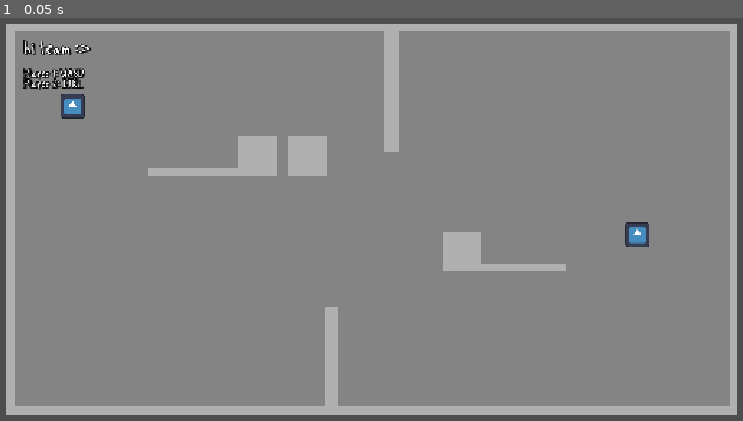
Above: before the commit, frame 1.
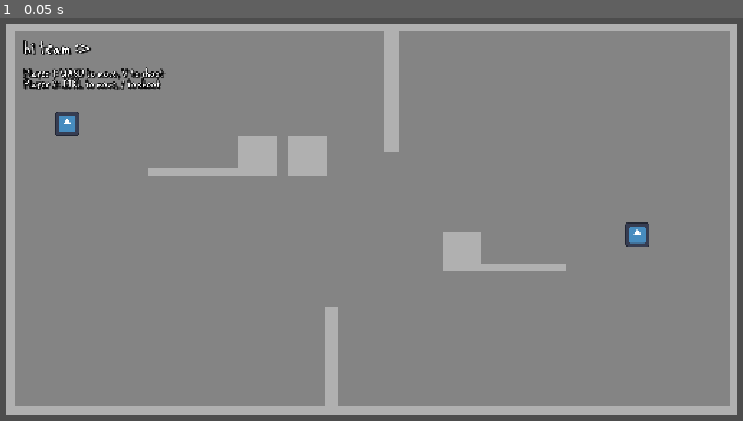
Above: after the commit, the same moment.

Repository: LucyThePirate/STL-Gamedev-Spring-Game-Jam-2025
Game: Godot game, scene res://Scenes/main.tscn
Two runs of this game, one before a commit and one after it. Both use one fixed random seed, a clock stepped at 60 frames per second and the inputs below. The engine's default icon, where the game draws it, is replaced by a stand-in: a white triangle on a blue panel in a dark square.
Inputs:
- Up to frame 1 (0.05 s): no input

The runs differ from the first frame. In frame 1, 0.7% of the frame differs, in the area x 3-23%, y 12-30%.

Commit message:
Added prototype bullet shooting mechanic
Added a bullet scene and rough shooting

Diff:
--- a/new-game-project/Scenes/main.tscn
+++ b/new-game-project/Scenes/main.tscn
@@ -1,9 +1,9 @@
 [gd_scene load_steps=5 format=3 uid="uid://ds4qmjjl75eu3"]
 
-[ext_resource type="FontFile" uid="uid://b4e7d31oc5tyi" path="res://Assets/Fonts/Permanentmarker-Regular.ttf" id="1_jjgbg"]
-[ext_resource type="PackedScene" uid="uid://dlaljyl5f6dcs" path="res://Scenes/player.tscn" id="2_bo1nx"]
-[ext_resource type="PackedScene" uid="uid://3i2kg7knjo0r" path="res://Scenes/camera_2d.tscn" id="3_8gbba"]
-[ext_resource type="PackedScene" uid="uid://q7uddcbmnklw" path="res://Scenes/obstacle_box.tscn" id="4_jjvhh"]
+[ext_resource type="FontFile" uid="uid://b4e7d31oc5tyi" path="res://assets/Fonts/Permanentmarker-Regular.ttf" id="1_jjgbg"]
+[ext_resource type="PackedScene" uid="uid://dlaljyl5f6dcs" path="res://scenes/player.tscn" id="2_bo1nx"]
+[ext_resource type="PackedScene" uid="uid://3i2kg7knjo0r" path="res://scenes/camera_2d.tscn" id="3_8gbba"]
+[ext_resource type="PackedScene" uid="uid://q7uddcbmnklw" path="res://scenes/obstacle_box.tscn" id="4_jjvhh"]
 
 [node name="Node2D" type="Node2D"]
 
@@ -54,11 +54,11 @@
 theme_override_constants/shadow_outline_size = 10
 theme_override_fonts/font = ExtResource("1_jjgbg")
 theme_override_font_sizes/font_size = 36
-text = "Player 1: WASD
-Player 2: IJKL"
+text = "Player 1: WASD to move, V to shoot
+Player 2: IJKL to move, / to shoot"
 
 [node name="Player 1" parent="." instance=ExtResource("2_bo1nx")]
-position = Vector2(145.466, 158.153)
+position = Vector2(138, 183)
 
 [node name="Player 2" parent="." instance=ExtResource("2_bo1nx")]
 position = Vector2(959, 343)
--- a/new-game-project/Scenes/player.tscn
+++ b/new-game-project/Scenes/player.tscn
@@ -1,11 +1,11 @@
 [gd_scene load_steps=4 format=3 uid="uid://dlaljyl5f6dcs"]
 
-[ext_resource type="Script" uid="uid://c8c125djpobfs" path="res://Scripts/player.gd" id="1_bgcco"]
+[ext_resource type="Script" uid="uid://c8c125djpobfs" path="res://scripts/player.gd" id="1_bgcco"]
 [ext_resource type="Texture2D" uid="uid://c26uonwkmnyhm" path="res://icon.svg" id="2_7lbki"]
 
 [sub_resource type="CircleShape2D" id="CircleShape2D_6ff1n"]
 
-[node name="Player 1" type="CharacterBody2D"]
+[node name="Player 1" type="CharacterBody2D" groups=["player"]]
 script = ExtResource("1_bgcco")
 
 [node name="Sprite2D" type="Sprite2D" parent="."]
@@ -15,3 +15,11 @@
 [node name="CollisionShape2D" type="CollisionShape2D" parent="."]
 scale = Vector2(1.72, 1.72)
 shape = SubResource("CircleShape2D_6ff1n")
+
+[node name="BulletSpawnPosition" type="Marker2D" parent="."]
+position = Vector2(32, 0)
+
+[node name="ShotTimer" type="Timer" parent="."]
+wait_time = 0.2
+
+[connection signal="timeout" from="ShotTimer" to="." method="_on_shot_timer_timeout"]
--- a/new-game-project/Scripts/player.gd
+++ b/new-game-project/Scripts/player.gd
@@ -1,16 +1,47 @@
 extends CharacterBody2D
 
 @export var player_id = 1
+
+@onready var bullet_scene: PackedScene = preload("res://scenes/bullet.tscn")
+@onready var bullet_spawn_pos: Marker2D = $BulletSpawnPosition
+@onready var shot_timer: Timer = $ShotTimer
 
 const SPEED = 300.0
 const ACCEL = 2.0
 
 var input: Vector2
+var move_direction: Vector2 = Vector2.ZERO
+var facing_direction: Vector2 = Vector2.RIGHT
+var is_shooting: bool = false
+var is_shot_cooling: bool = false
+
+
+func _physics_process(delta: float) -> void:
+	if !is_shooting and move_direction != Vector2.ZERO:
+		facing_direction = move_direction.normalized()
+
+		rotation = facing_direction.angle()
+
+	if Input.is_action_pressed("Shoot P%s" % [player_id]):
+		if !is_shooting:
+			is_shooting = true
+		shoot()
+	else:
+		is_shooting = false
+
 
 func get_input():
-	input.x = Input.get_action_strength("Move P%s Right" % [player_id]) - Input.get_action_strength("Move P%s Left" % [player_id])
-	input.y = Input.get_action_strength("Move P%s Down" % [player_id]) - Input.get_action_strength("Move P%s Up" % [player_id])
+	input.x = (
+		Input.get_action_strength("Move P%s Right" % [player_id])
+		- Input.get_action_strength("Move P%s Left" % [player_id])
+	)
+	input.y = (
+		Input.get_action_strength("Move P%s Down" % [player_id])
+		- Input.get_action_strength("Move P%s Up" % [player_id])
+	)
+	move_direction = input.normalized()
 	return input.normalized()
+
 
 func _process(delta: float) -> void:
 	var playerInput = get_input()
@@ -18,3 +49,17 @@
 	velocity = lerp(velocity, playerInput * SPEED, delta * ACCEL)
 
 	move_and_slide()
+
+
+func shoot():
+	if not is_shot_cooling:
+		is_shot_cooling = true
+		shot_timer.start()
+		var bullet = bullet_scene.instantiate()
+		bullet.global_position = bullet_spawn_pos.global_position
+		bullet.setup(facing_direction)
+		get_tree().current_scene.add_child(bullet)
+
+
+func _on_shot_timer_timeout() -> void:
+	is_shot_cooling = false
--- a/new-game-project/project.godot
+++ b/new-game-project/project.godot
@@ -17,7 +17,7 @@
 
 [autoload]
 
-Debug="*res://Scripts/debug.gd"
+Debug="*res://scripts/debug.gd"
 
 [display]
 
@@ -26,6 +26,10 @@
 [editor_plugins]
 
 enabled=PackedStringArray("res://addons/beautify_code_on_save/plugin.cfg")
+
+[global_group]
+
+player=""
 
 [input]
 
@@ -87,3 +91,13 @@
 , Object(InputEventJoypadMotion,"resource_local_to_scene":false,"resource_name":"","device":1,"axis":0,"axis_value":1.0,"script":null)
 ]
 }
+"Shoot P1"={
+"deadzone": 0.2,
+"events": [Object(InputEventKey,"resource_local_to_scene":false,"resource_name":"","device":-1,"window_id":0,"alt_pressed":false,"shift_pressed":false,"ctrl_pressed":false,"meta_pressed":false,"pressed":false,"keycode":0,"physical_keycode":86,"key_label":0,"unicode":118,"location":0,"echo":false,"script":null)
+]
+}
+"Shoot P2"={
+"deadzone": 0.2,
+"events": [Object(InputEventKey,"resource_local_to_scene":false,"resource_name":"","device":-1,"window_id":0,"alt_pressed":false,"shift_pressed":false,"ctrl_pressed":false,"meta_pressed":false,"pressed":false,"keycode":0,"physical_keycode":47,"key_label":0,"unicode":47,"location":0,"echo":false,"script":null)
+]
+}
--- /dev/null
+++ b/new-game-project/scenes/bullet.tscn
@@ -0,0 +1,20 @@
+[gd_scene load_steps=3 format=3 uid="uid://cfqn3f82e5yoj"]
+
+[ext_resource type="Script" uid="uid://fqmo1ou78qm5" path="res://scripts/bullet.gd" id="1_mkf8s"]
+
+[sub_resource type="RectangleShape2D" id="RectangleShape2D_y25gk"]
+size = Vector2(17.1875, 32.8679)
+
+[node name="Bullet" type="Area2D"]
+script = ExtResource("1_mkf8s")
+
+[node name="CollisionShape2D" type="CollisionShape2D" parent="."]
+position = Vector2(0.5, 0.645)
+scale = Vector2(0.64, 0.265)
+shape = SubResource("RectangleShape2D_y25gk")
+
+[node name="Polygon2D" type="Polygon2D" parent="."]
+color = Color(0.247059, 0.219608, 0.192157, 1)
+polygon = PackedVector2Array(-5, 1, 1, 5, 6, 0, 2, -3, -1, -3, -5, -2)
+
+[connection signal="body_entered" from="." to="." method="_on_body_entered"]
--- /dev/null
+++ b/new-game-project/scripts/bullet.gd
@@ -0,0 +1,21 @@
+extends Area2D
+
+@export var speed: float = 800.0
+@export var damage: int = 30
+var direction: Vector2 = Vector2.RIGHT
+
+
+func _physics_process(delta: float) -> void:
+	position += direction.normalized() * speed * delta
+
+
+func setup(direction_vector: Vector2) -> void:
+	direction = direction_vector
+	rotation = direction.angle()
+
+
+func _on_body_entered(body: Node2D) -> void:
+	if body.is_in_group("player"):  #or ghost
+		if body.has_method("get_hit"):
+			body.get_hit(damage)
+	queue_free()
Not shown, changed: new-game-project/Assets/Fonts/Permanentmarker-Regular.ttf.import
Not shown, added: new-game-project/scripts/bullet.gd.uid
